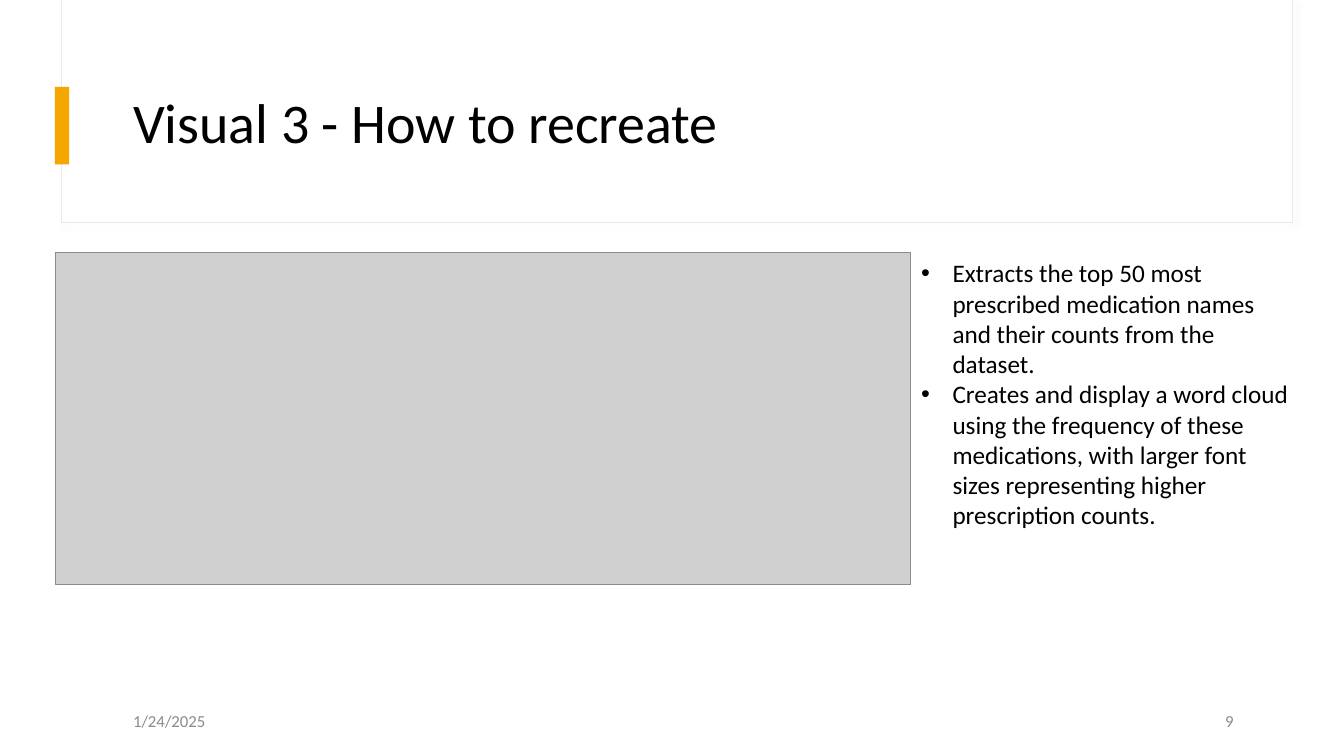
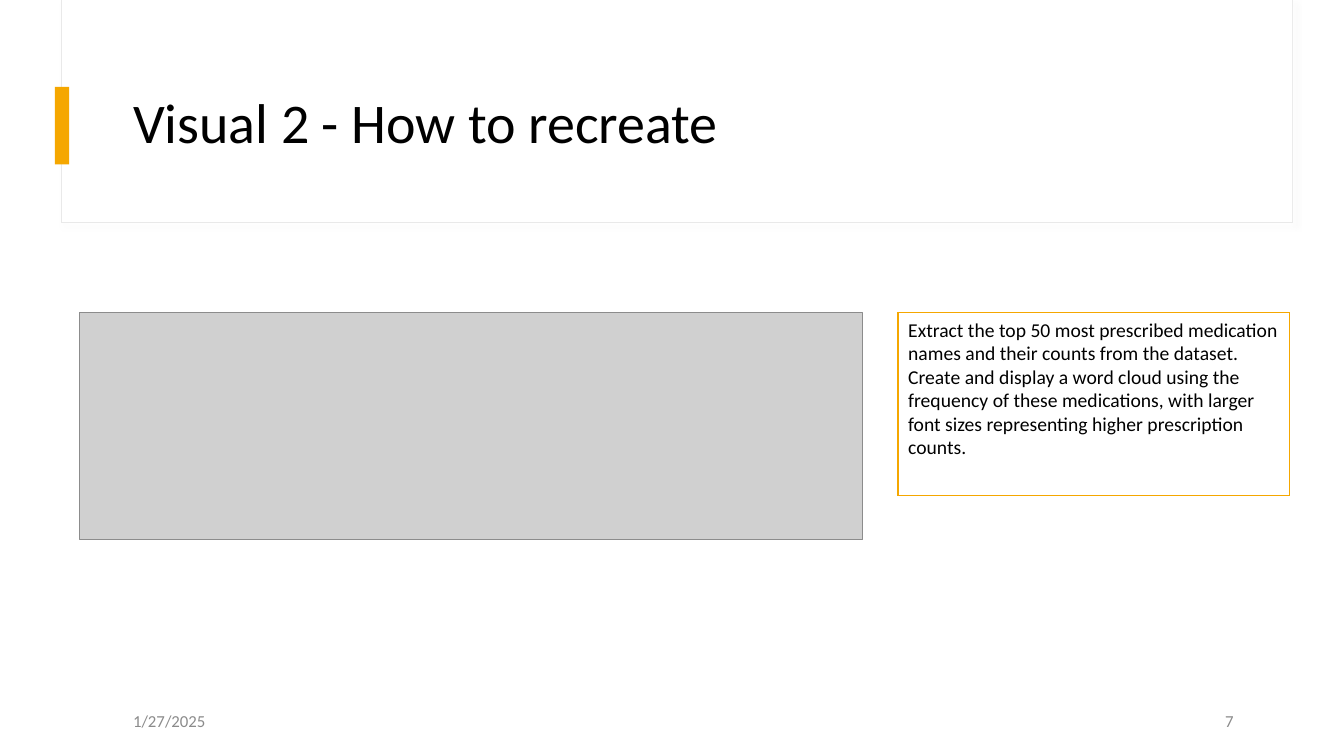
Before and after one commit to AnkitaSavaliya/AIH, a slide deck: slide 7 of MIMIC Visualization.pptx (slide 9 before the commit). Drawn at 1344x756 pixels with LibreOffice and Linux fonts; fonts in the diff are those of the drawing; grey boxes stand for pictures. Boxes give left, top, right and bottom in pixels: in the first picture for what was removed or moved away, otherwise in the second. Text is boxed around its words. In the diff, an @@ line names an element or a change of style, - is before the commit and + after.

```diff
--- a/MIMIC Visualization.pptx
+++ b/MIMIC Visualization.pptx
@@ title at [133, 104, 718, 144]: text changed @@
-Visual 3 - How to recreate
+Visual 2 - How to recreate
@@ picture: place and size @@
-picture at [55, 253, 911, 585]
+picture at [80, 313, 863, 539]
@@ rectangle "Extract the top 50 most ...": place and size @@
-rectangle "Extract the top 50 most ..." at [953, 264, 1288, 528]
+rectangle "Extract the top 50 most ..." at [898, 313, 1290, 496]
@@ rectangle "Extract the top 50 most ..." at [898, 313, 1290, 496]: fill none to #FFFFFF; outline none to #F5A700 1 pt @@
@@ text in rectangle at [908, 323, 1277, 454]: text changed; size 18 to 14 pt @@
-• Extracts the top 50 most prescribed medication names and their counts from the dataset.
-• Creates and display a word cloud using the frequency of these medications, with larger font sizes representing higher prescription counts.
+Extract the top 50 most prescribed medication names and their counts from the dataset. Create and display a word cloud using the frequency of these medications, with larger font sizes representing higher prescription counts.
@@ text at [133, 715, 205, 728]: text changed @@
-1/24/2025
+1/27/2025
@@ page number at [1225, 716, 1233, 727]: text changed @@
-9
+7
```
Also in this commit, not shown: 10 other slides changed, 1 slide added, 3 slides removed, 1 other file.
